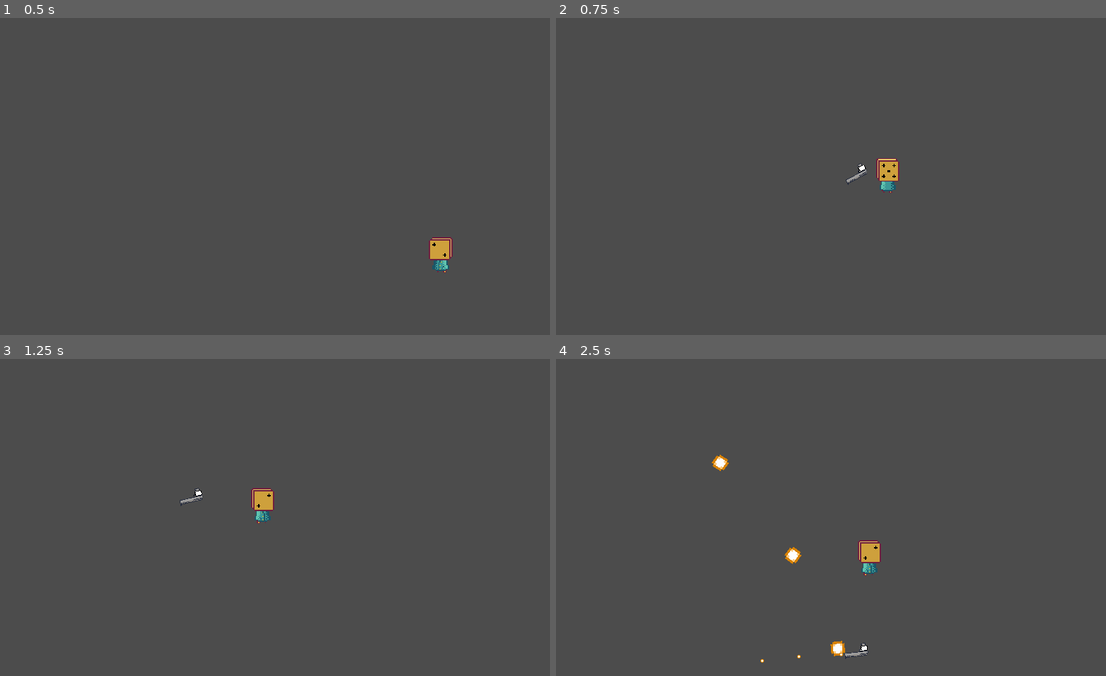
Above: before the commit, frames 1-4 (two rows, left to right).
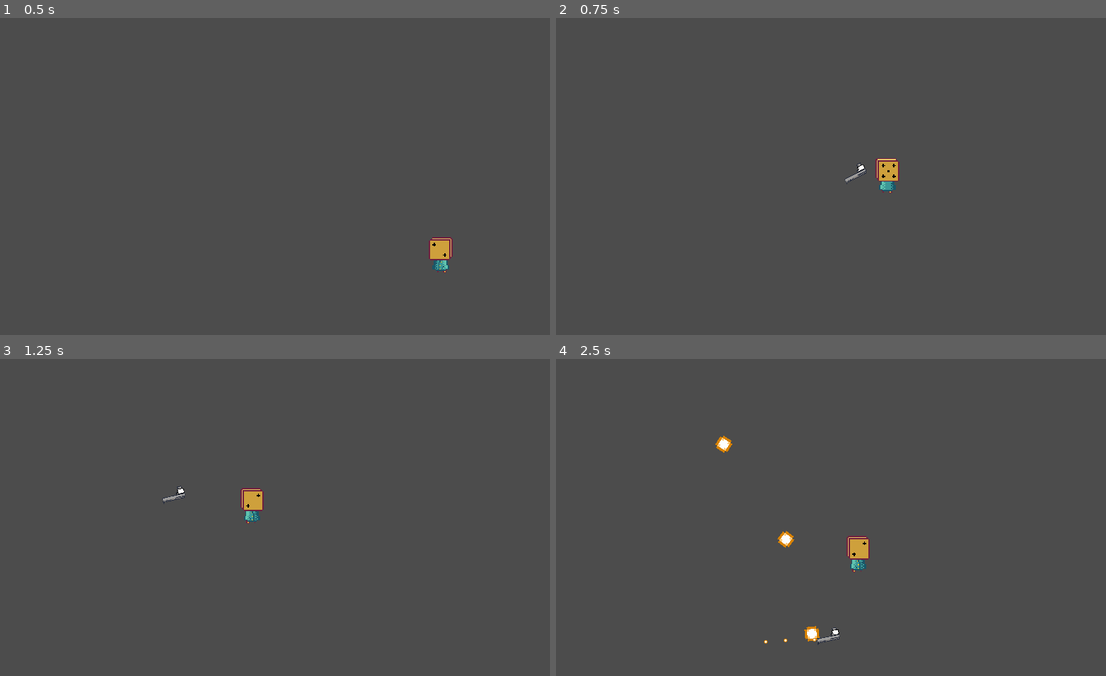
Above: after the commit, the same moments.

Repository: ygypt/gmtk2022
Game: Godot game, scene res://Characters/Player/Player.tscn
Two runs of this game, one before a commit and one after it. Both use one fixed random seed, a clock stepped at 60 frames per second and the inputs below. This scene is started directly instead of the project's main scene.
Inputs (mouse positions are in pixels of both pictures, inside the frame that each line leads up to):
- Up to frame 1 (0.5 s): no input
- Up to frame 2 (0.75 s): move the mouse to (952, 160) at 0.52 s; hold D (move_right) from 0.53 s (still down); tap Space (dodge) at 0.6 s
- Up to frame 3 (1.25 s): keep holding D (move_right)
- Up to frame 4 (2.5 s): move the mouse to (715, 533) at 1.27 s; release D (move_right) at 1.28 s; hold S (move_down) 1.28-2.03 s; tap F (interact) at 1.35 s; move the mouse to (880, 447) at 2.02 s; press the mouse at (880, 447) at 2.03 s; hold D (move_right) from 2.03 s (still down)

Frame 1 is identical in both runs. In frame 2, 0.1% of the frame differs, in the area x 52-63%, y 44-56%; in frame 3, 0.7%; in frame 4, 1.4%, in the area x 28-60%, y 24-96%.

Commit message:
few things

Diff:
--- a/Characters/Player/Player.tscn
+++ b/Characters/Player/Player.tscn
@@ -84,6 +84,7 @@
 [node name="Player" type="KinematicBody2D"]
 collision_mask = 14
 script = ExtResource( 2 )
+speed = 80
 
 [node name="Sprite" type="Sprite" parent="."]
 position = Vector2( 0, -7 )
@@ -91,6 +92,7 @@
 texture = ExtResource( 1 )
 hframes = 2
 vframes = 2
+frame = 3
 
 [node name="AnimationPlayer" type="AnimationPlayer" parent="."]
 autoplay = "Idle"
--- a/Characters/Player/States/Move.gd
+++ b/Characters/Player/States/Move.gd
@@ -7,6 +7,11 @@
 func step(entity) -> Node:
 	entity.velocity = entity.move_vector * entity.speed
 
+	if entity.move_vector.y >= 0:
+		entity.anims.play("Move_down")
+	else:
+		entity.anims.play("Move_up")
+
 	if not entity.move_vector:
 		return $"../Idle"
 
--- a/Levels/TemplateLevel.tscn
+++ b/Levels/TemplateLevel.tscn
@@ -1,8 +1,7 @@
-[gd_scene load_steps=4 format=2]
+[gd_scene load_steps=3 format=2]
 
 [ext_resource path="res://Tiles/Tiles.tres" type="TileSet" id=1]
 [ext_resource path="res://Characters/Player/Player.tscn" type="PackedScene" id=2]
-[ext_resource path="res://Levels/WallsTest.gd" type="Script" id=3]
 
 [node name="TemplateLevel" type="Node2D"]
 
@@ -14,7 +13,6 @@
 collision_mask = 11
 format = 1
 tile_data = PoolIntArray( 0, 1, 131074, 1, 1, 3, 2, 1, 3, 3, 1, 3, 4, 1, 3, 5, 1, 3, 6, 1, 3, 7, 1, 131075, 8, 3, 1, 9, …(3349 unchanged characters)…
-script = ExtResource( 3 )
 
 [node name="Player" parent="." instance=ExtResource( 2 )]
 position = Vector2( 44, 63 )
Not shown, added: Art_Assets/Weapons/bullet_particle.png.import
